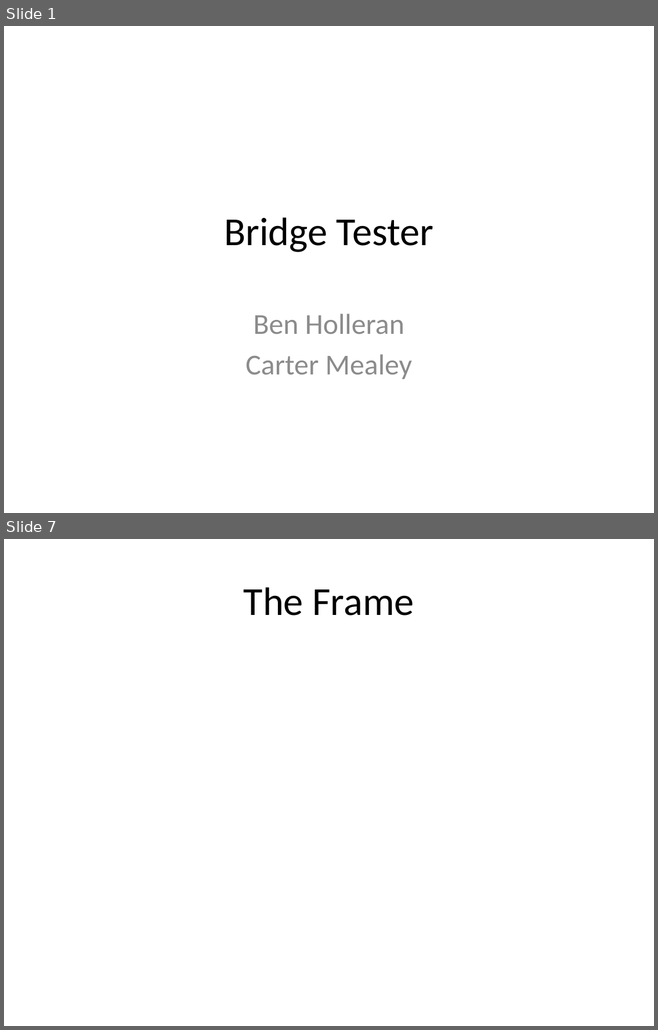
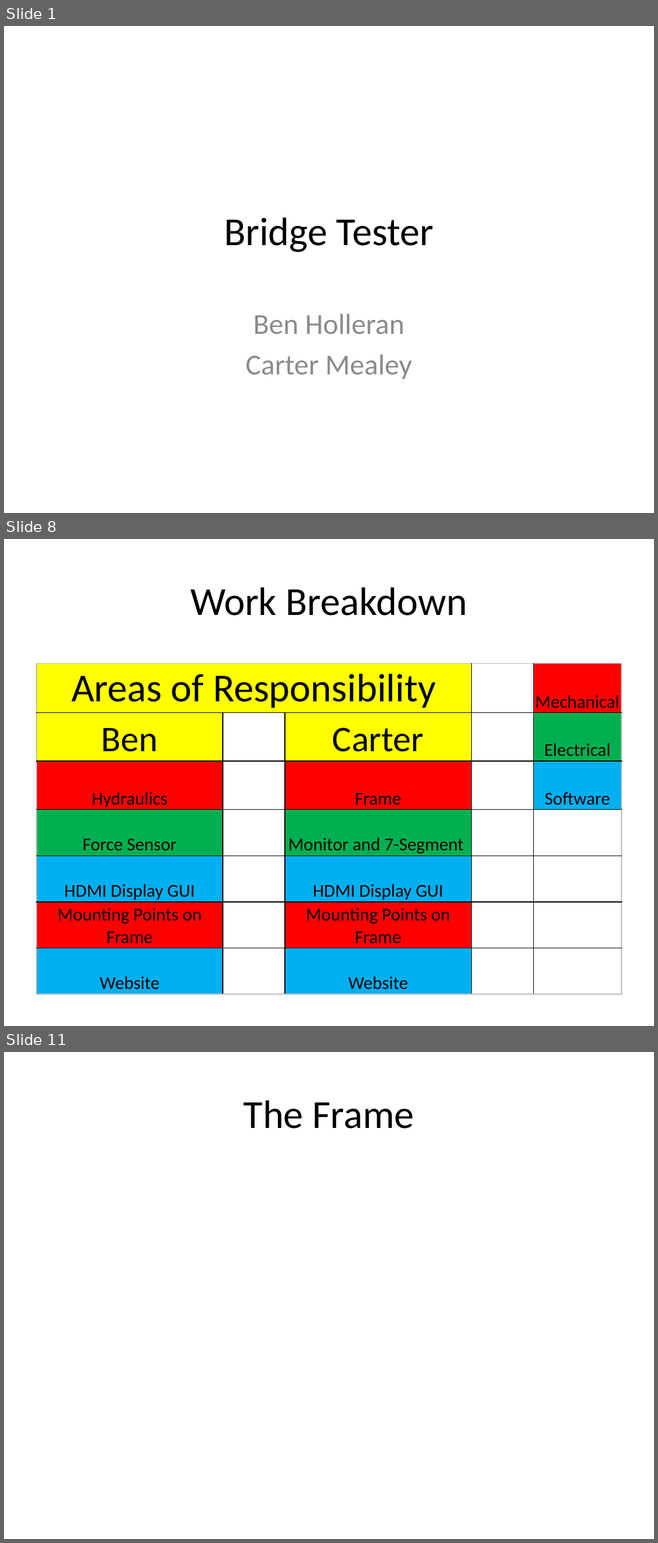
Before and after one commit to TheBengineer/Bridge-Tester, a slide deck: Presentations/February 10, 2014/Bridge Tester.pptx. Shown one above the other, each under a label of ours: slides 1 and 7 before the commit, slides 1, 8 and 11 after it; the slides between them are not shown. The pictures are 658x1030 and 658x1543 pixels, drawn with LibreOffice and Linux fonts; fonts in the diff are those of the drawing. Boxes give left, top, right and bottom in pixels: in the first picture for what was removed or moved away, otherwise in the second. Text is boxed around its words. In the diff, an @@ line names an element or a change of style, - is before the commit and + after.

```diff
--- a/Presentations/February 10, 2014/Bridge Tester.pptx
+++ b/Presentations/February 10, 2014/Bridge Tester.pptx
@@ slide 8 added at bbox=[4, 539, 654, 1026], background #FFFFFF @@
@@ title added at bbox=[190, 587, 467, 616], 44 pt, text #000000 @@
+Work Breakdown
@@ table added at bbox=[36, 664, 622, 994], 7 rows, 5 columns @@
+Areas of Responsibility |  |  |  | Mechanical
+Ben |  | Carter |  | Electrical
+Hydraulics |  | Frame |  | Software
+Force Sensor |  | Monitor and 7-Segment |  | 
+HDMI Display GUI |  | HDMI Display GUI |  | 
+Mounting Points on Frame |  | Mounting Points on Frame |  | 
+Website |  | Website |  | 
@@ what was slide 7 is now slide 11 @@
```
Also in this commit, not shown: 1 slide changed, 7 other slides added, 4 slides removed, 1 other file.
